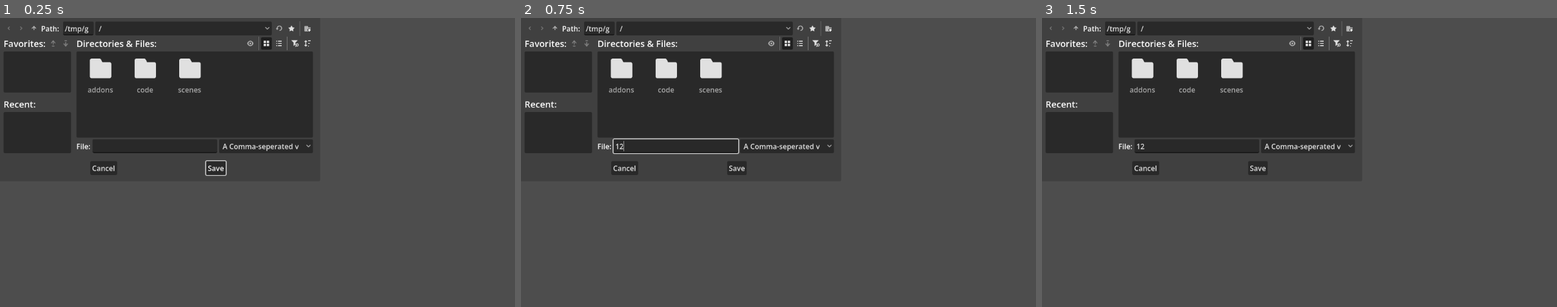
Above: before the commit, frames 1-3 (left to right).
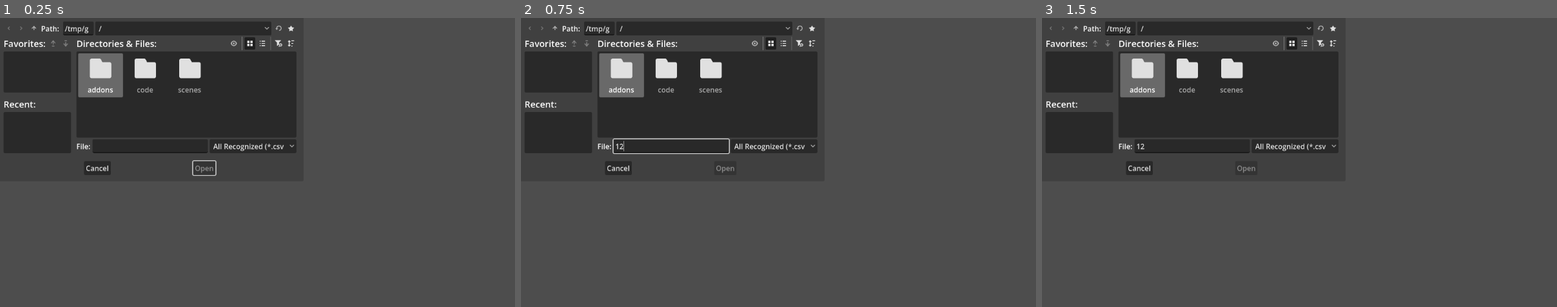
Above: after the commit, the same moments.

Repository: Kaplin86/quiz-game
Game: Godot game, scene res://scenes/main.tscn
Same seed, same stepped clock (60 frames per second), same inputs: the game is played once before the commit and once after it.
Inputs (mouse positions are in pixels of both pictures, inside the frame that each line leads up to):
- Up to frame 1 (0.25 s): no input
- Up to frame 2 (0.75 s): click (675, 145) at 0.52 s; type "12" at 0.6 s
- Up to frame 3 (1.5 s): click (1062, 29) at 1.25 s

The runs differ from the first frame. In frame 1, 2.4% of the frame differs, in the area x 15-61%, y 2-55%; in frame 2, 2.4%; in frame 3, 2.4%.

Commit message:
import file as grid

Diff:
--- a/code/QuestionImporter.gd
+++ b/code/QuestionImporter.gd
@@ -3,11 +3,41 @@
 
 ## A class built around finding and parsing given CSV files into godot resources.
 
-func locateCSV():
+signal _endRequest(file : String)
+
+## Asks the user for a .csv, a .tsv, or a .quiz file and returns the path. Will return "" if a invalid path is selected.
+func locateCSV() -> String:
 	var fileRequest := FileDialog.new()
 	fileRequest.access = FileDialog.ACCESS_FILESYSTEM
 	fileRequest.use_native_dialog = true
-	fileRequest.add_filter("*.csv","A Comma-seperated value file")
+	fileRequest.file_mode = FileDialog.FILE_MODE_OPEN_FILE
+	fileRequest.add_filter("*.csv","CSV File")
+	fileRequest.add_filter("*.tsv","TSV File")
+	fileRequest.add_filter("*.quiz","Quiz File")
+
 
 	add_child(fileRequest)
 	fileRequest.visible = true
+
+	fileRequest.file_selected.connect(func(_file):
+		print("hi file selected and its ", _file)
+		_endRequest.emit(_file)
+		)
+	fileRequest.canceled.connect(func(): _endRequest.emit(""))
+
+	var file : String =  await _endRequest
+	if !file.get_extension() in ["csv","tsv","quiz"]:
+		return ""
+
+	return file
+
+## Reads the file at the path and will attempt to form it into a 2d array
+func parseFilePathToGrid(filePath,delim = ",") -> Array[PackedStringArray]:
+	var fileOpening = FileAccess.open(filePath,FileAccess.READ)
+	var grid : Array[PackedStringArray] = []
+	while not fileOpening.eof_reached():
+		var lin = fileOpening.get_csv_line(delim)
+		grid.append(lin)
+
+	fileOpening.close()
+	return grid
--- a/code/mainScript.gd
+++ b/code/mainScript.gd
@@ -1,4 +1,6 @@
 extends Node2D
 
 func _ready():
-	QuestionImporter.locateCSV()
+	var file = await QuestionImporter.locateCSV()
+	print("file is ", file)
+	QuestionImporter.parseFile(file)
--- /dev/null
+++ b/scenes/setColumns.tscn
@@ -0,0 +1,48 @@
+[gd_scene format=3 uid="uid://bubg8wecqu1mq"]
+
+[node name="Control" type="HBoxContainer" unique_id=877088085]
+anchors_preset = 15
+anchor_right = 1.0
+anchor_bottom = 1.0
+grow_horizontal = 2
+grow_vertical = 2
+
+[node name="MarginContainer" type="MarginContainer" parent="." unique_id=955877859]
+layout_mode = 2
+size_flags_horizontal = 3
+theme_override_constants/margin_left = 5
+theme_override_constants/margin_top = 5
+theme_override_constants/margin_right = 5
+theme_override_constants/margin_bottom = 5
+
+[node name="VBoxContainer" type="VBoxContainer" parent="MarginContainer" unique_id=1115620469]
+layout_mode = 2
+
+[node name="PanelContainer" type="HFlowContainer" parent="MarginContainer/VBoxContainer" unique_id=936778832]
+layout_mode = 2
+
+[node name="Label" type="Label" parent="MarginContainer/VBoxContainer/PanelContainer" unique_id=1107807059]
+layout_mode = 2
+text = "Question Column"
+
+[node name="OptionButton" type="OptionButton" parent="MarginContainer/VBoxContainer/PanelContainer" unique_id=1521356909]
+layout_mode = 2
+size_flags_horizontal = 3
+
+[node name="PanelContainer2" type="HFlowContainer" parent="MarginContainer/VBoxContainer" unique_id=1135706449]
+layout_mode = 2
+
+[node name="Label" type="Label" parent="MarginContainer/VBoxContainer/PanelContainer2" unique_id=1985470829]
+layout_mode = 2
+text = "Question Column"
+
+[node name="OptionButton" type="OptionButton" parent="MarginContainer/VBoxContainer/PanelContainer2" unique_id=277183099]
+layout_mode = 2
+size_flags_horizontal = 3
+
+[node name="MarginContainer2" type="MarginContainer" parent="." unique_id=134316273]
+layout_mode = 2
+size_flags_horizontal = 3
+
+[node name="VBoxContainer" type="VBoxContainer" parent="MarginContainer2" unique_id=21800994]
+layout_mode = 2
